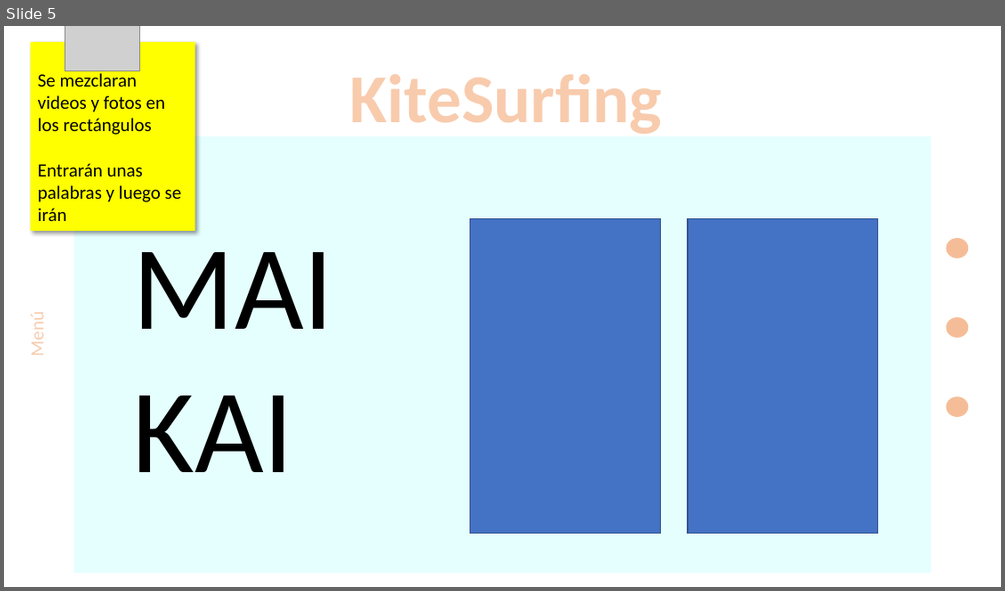
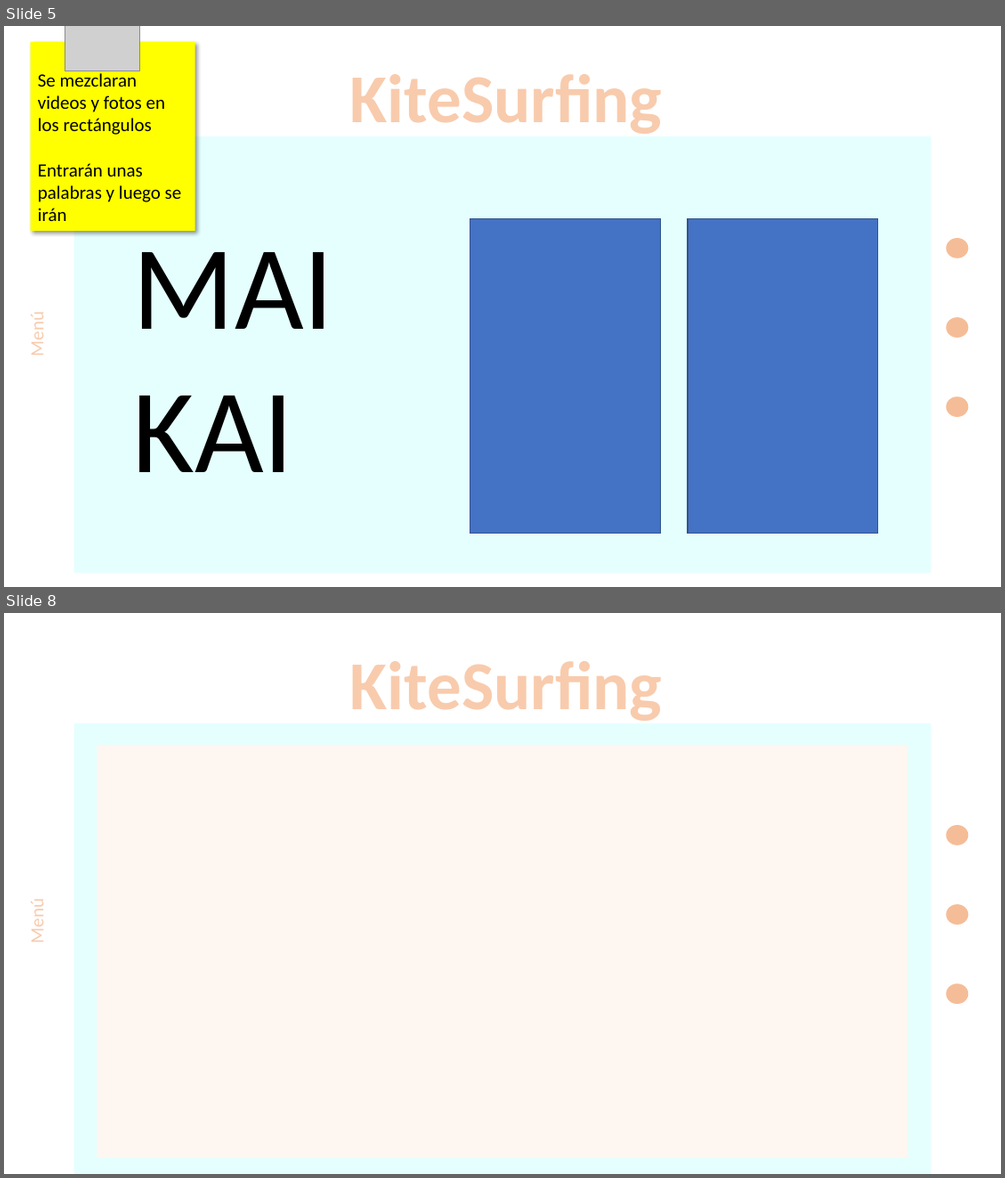
Before and after one commit to AyraNixx/KiteSurf_PaulaMH, a slide deck: Presentación1 [Autoguardado].pptx. Shown one above the other, each under a label of ours: slide 5 before the commit, slides 5 and 8 after it; the slides between them are not shown. The pictures are 1005x591 and 1005x1178 pixels, drawn with LibreOffice and Linux fonts; fonts in the diff are those of the drawing; grey boxes stand for pictures. Boxes give left, top, right and bottom in pixels: in the first picture for what was removed or moved away, otherwise in the second. Text is boxed around its words. In the diff, an @@ line names an element or a change of style, - is before the commit and + after.

```diff
--- a/Presentación1 [Autoguardado].pptx
+++ b/Presentación1 [Autoguardado].pptx
@@ slide 8 added at (4, 613, 1001, 1174), background #FFFFFF @@
@@ text added at (350, 661, 663, 721), 66 pt, text #F8CBAD, bold @@
+KiteSurfing
@@ rectangle added at (74, 723, 931, 1174), fill #E5FFFF @@
@@ rectangle added at (97, 745, 908, 1158), fill #FEF6F0 @@
@@ ellipse added at (947, 825, 969, 844), fill #ED7D31 at 50% opacity @@
@@ text added at (25, 903, 48, 941), 18 pt, text #F8CBAD @@
+Menú
@@ ellipse added at (947, 904, 969, 925), fill #ED7D31 at 50% opacity @@
@@ ellipse added at (947, 983, 969, 1004), fill #ED7D31 at 50% opacity @@
```
Also in this commit, not shown: 2 other slides added, 56 other files.
